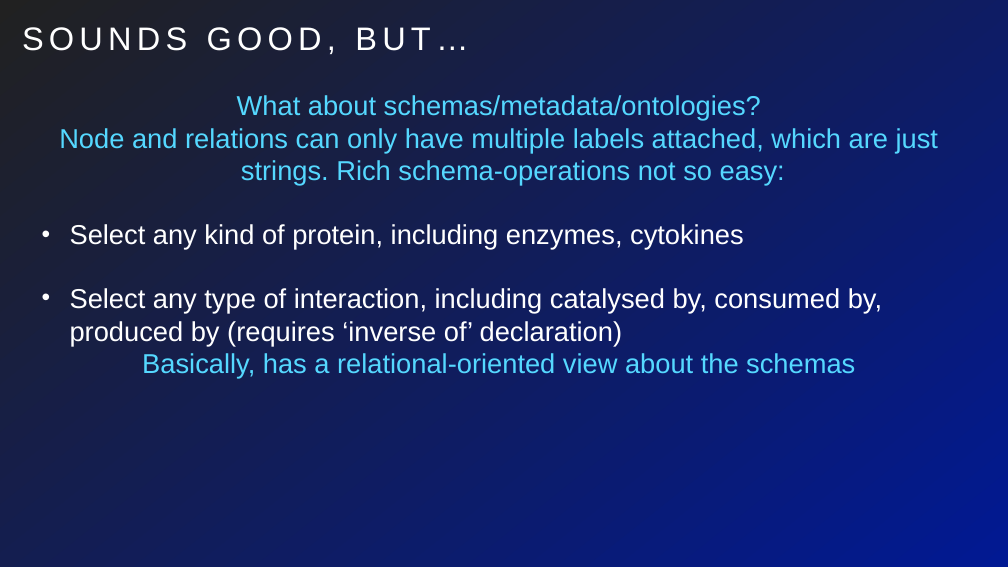
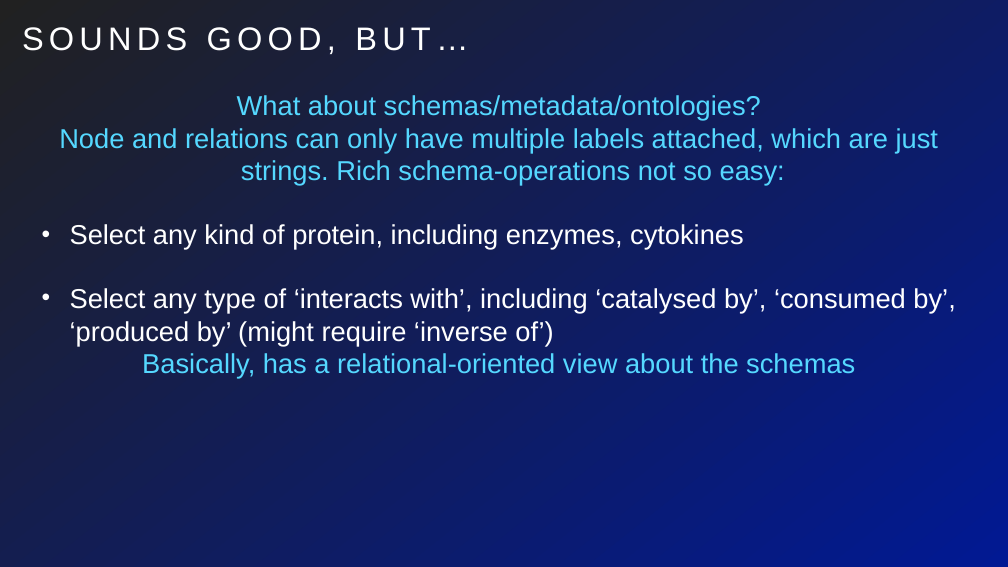
Before and after one commit to marco-brandizi/odx_neo4j_converter_test, a slide deck: slide 24 of test_report/ondex_graphdb_eval.pptx (slide 23 before the commit). Drawn at 1008x567 pixels with LibreOffice and Linux fonts; fonts in the diff are those of the drawing. Boxes give left, top, right and bottom in pixels: in the first picture for what was removed or moved away, otherwise in the second. Text is boxed around its words. In the diff, an @@ line names an element or a change of style, - is before the commit and + after.

```diff
--- a/test_report/ondex_graphdb_eval.pptx
+++ b/test_report/ondex_graphdb_eval.pptx
@@ text at bbox=[70, 288, 955, 345]: text changed @@
-  • Select any type of interaction, including catalysed by, consumed by, produced by (requires ‘inverse of’ declaration)
+  • Select any type of ‘interacts with’, including ‘catalysed by’, ‘consumed by’, ‘produced by’ (might require ‘inverse of’)
```
Also in this commit, not shown: 16 other slides changed, 2 slides added, 2 other files.
